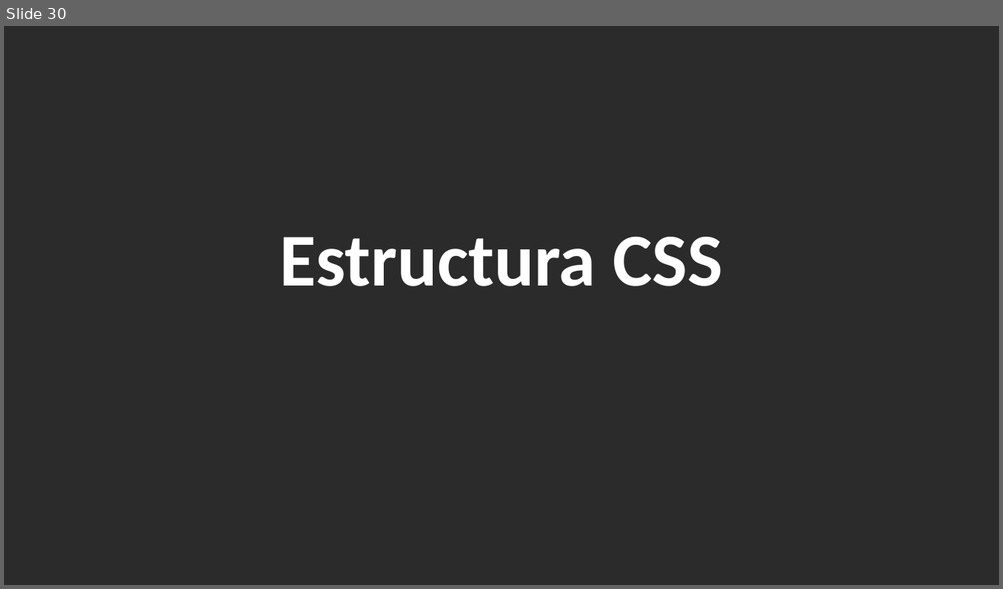
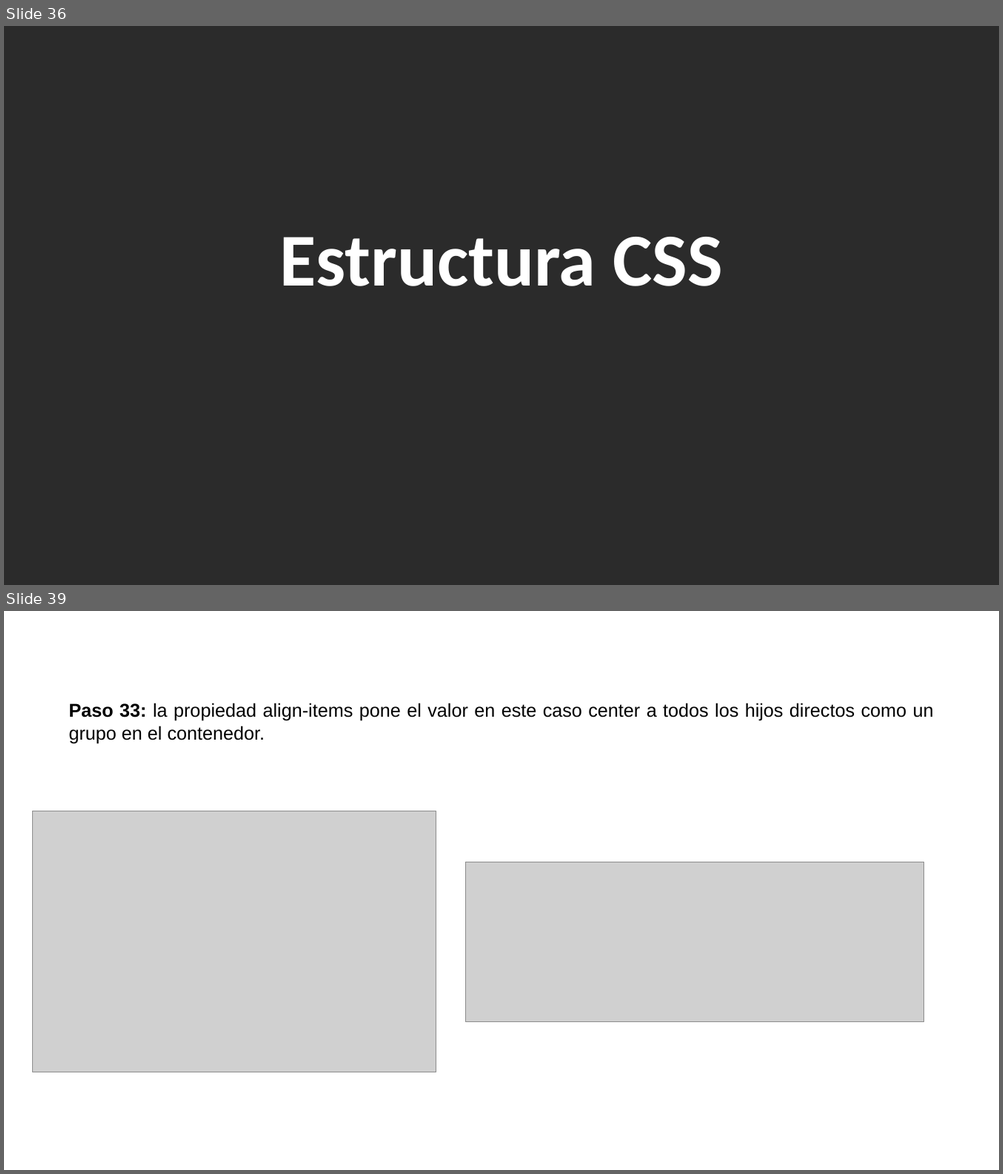
Before and after one commit to ADS02023/tecladoVirtual, a slide deck: Teclado.pptx. Shown one above the other, each under a label of ours: slide 30 before the commit, slides 36 and 39 after it; the slides between them are not shown. The pictures are 1003x589 and 1003x1174 pixels, drawn with LibreOffice and Linux fonts; fonts in the diff are those of the drawing; grey boxes stand for pictures; background and template pictures are left out; a plain dark background stands for a picture behind light text. Boxes give left, top, right and bottom in pixels: in the first picture for what was removed or moved away, otherwise in the second. Text is boxed around its words. In the diff, an @@ line names an element or a change of style, - is before the commit and + after.

```diff
--- a/Teclado.pptx
+++ b/Teclado.pptx
@@ slide 39 added at bbox=[4, 611, 999, 1170], background picture (left out) @@
@@ text added at bbox=[69, 703, 933, 743], 18 pt, text #000000 @@
+Paso 33: la propiedad align-items pone el valor en este caso center a todos los hijos directos como un grupo en el contenedor.
@@ picture added at bbox=[32, 812, 436, 1073] @@
@@ picture added at bbox=[465, 863, 924, 1023] @@
@@ what was slide 30 is now slide 36 @@
```
Also in this commit, not shown: 16 slides changed, 13 other slides added, 4 slides removed, 5 other files.
